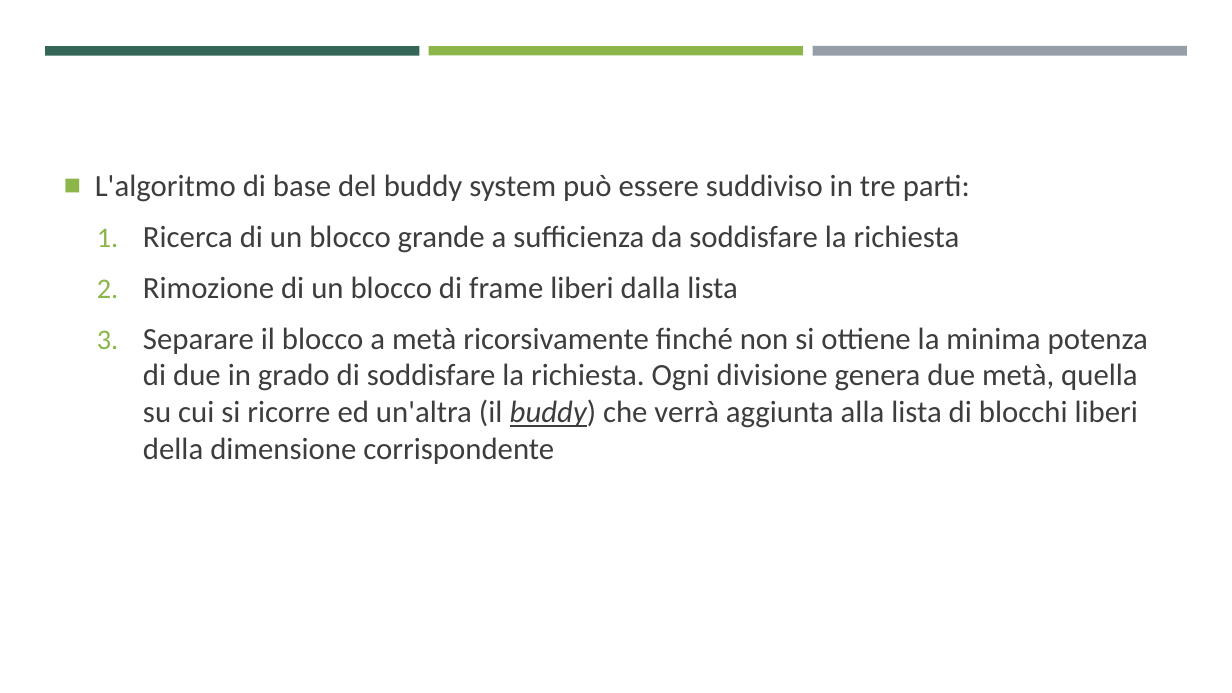
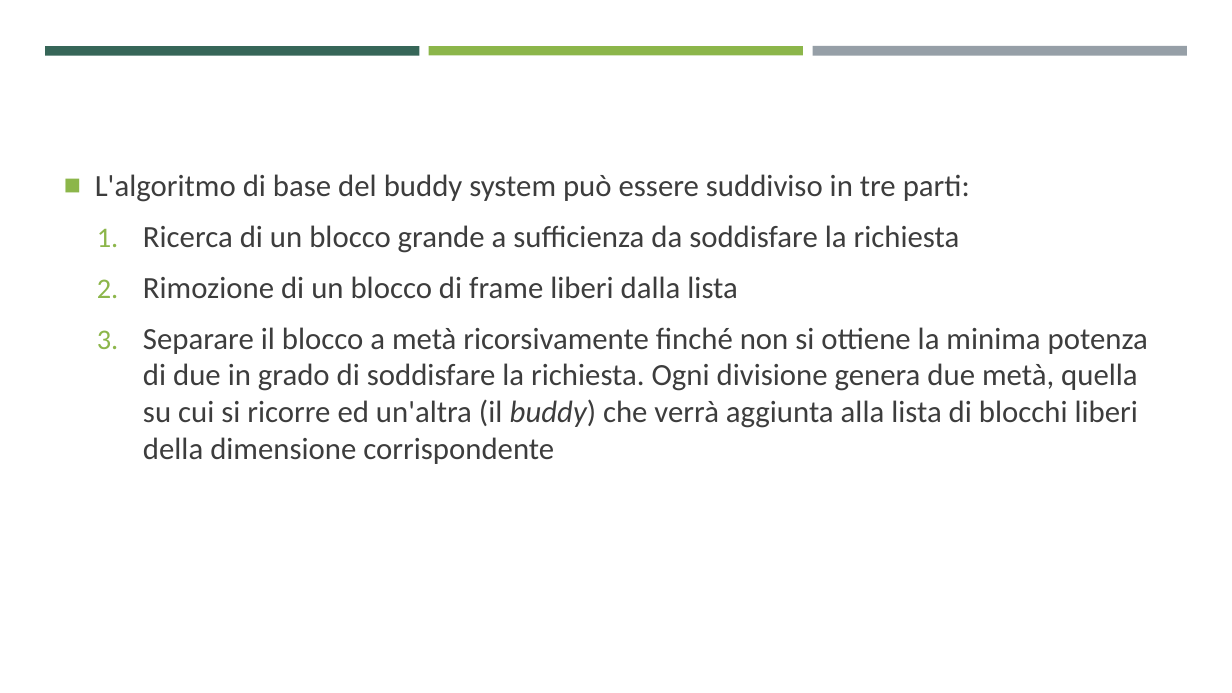
Before and after one commit to ProgrammazioneDiSistema2023-IA-ZZ/Group04, a slide deck: slide 21 of MentOS - Gestione Della Memoria.pptx. Drawn at 1232x693 pixels with LibreOffice and Linux fonts; fonts in the diff are those of the drawing. Boxes give left, top, right and bottom in pixels: in the first picture for what was removed or moved away, otherwise in the second. Text is boxed around its words. In the diff, an @@ line names an element or a change of style, - is before the commit and + after.

Commit message:
Added buddy implementation slides and fixed mem ones

```diff
--- a/MentOS - Gestione Della Memoria.pptx
+++ b/MentOS - Gestione Della Memoria.pptx
@@ text at bbox=[143, 327, 1148, 464]: underline off in "buddy)" @@
```
Also in this commit, not shown: 1 other slide changed, 1 other file.
